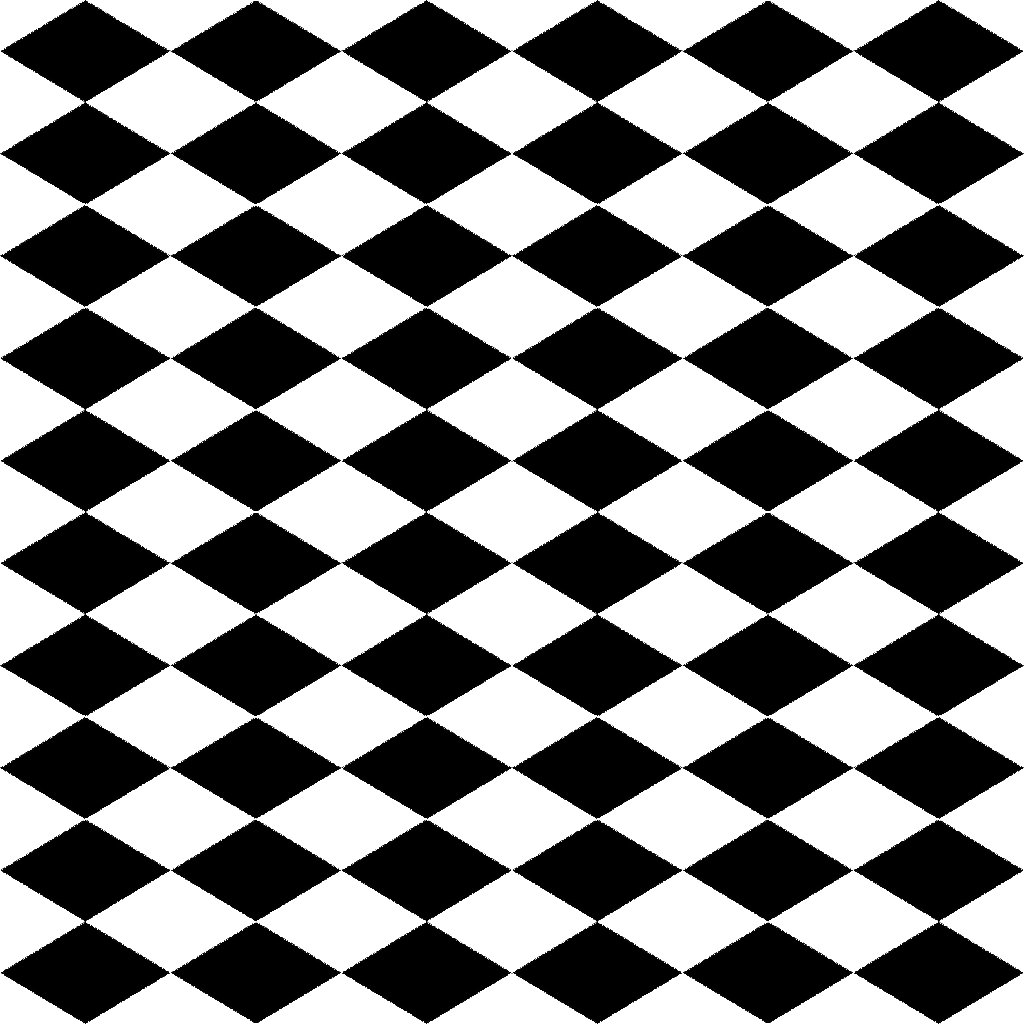
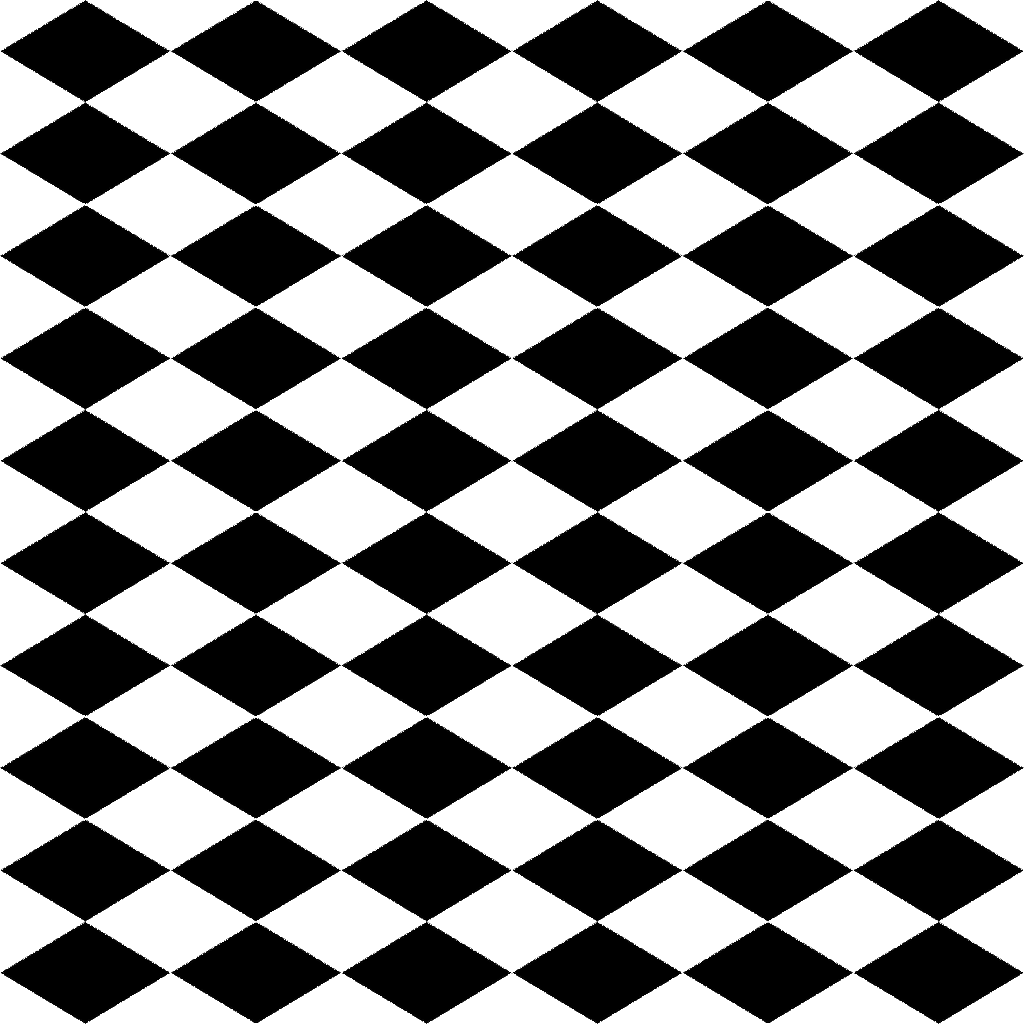
The second 1024 × 1024 image is a revision of the first. Changes to its layers:
hid "diamond-154012_1280" over [0, 0, 1024, 1024]
